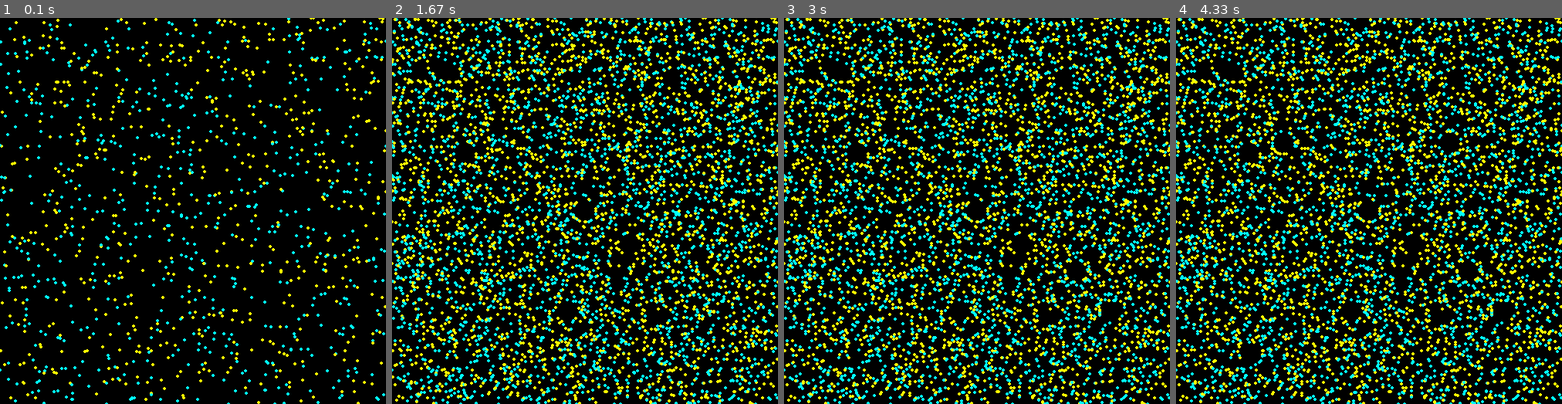
Above: before the commit, frames 1-4 (left to right).
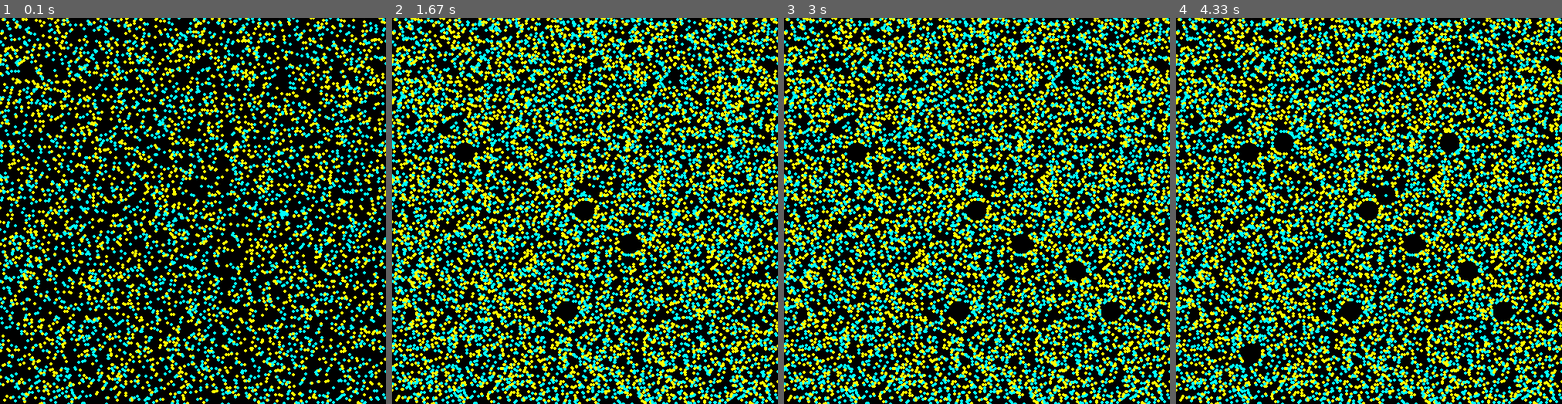
Above: after the commit, the same moments.

Repository: Nikhil-Singla/the-dev-dossier
Game: pygame game, started from game_dev/lifeSystemProgramming.py
Same seed, same stepped clock (60 frames per second), same inputs: the game is played once before the commit and once after it.
Inputs (mouse positions are in pixels of both pictures, inside the frame that each line leads up to):
- Up to frame 1 (0.1 s): no input
- Up to frame 2 (1.67 s): click (585, 211) at 0.38 s; click (465, 153) at 0.72 s; click (631, 245) at 1.08 s; click (565, 311) at 1.58 s
- Up to frame 3 (3 s): click (1077, 272) at 1.92 s; click (1112, 311) at 2.42 s; click (1058, 141) at 2.98 s
- Up to frame 4 (4.33 s): click (1384, 195) at 3.28 s; click (1284, 141) at 3.65 s; click (1253, 353) at 4.08 s

The runs differ from the first frame. In frame 1, 20% of the frame differs, in the area x 0-100%, y 0-100%; in frame 2, 19%; in frame 3, 19%; in frame 4, 19%.

Commit message:
Using game variables to make code adaptable

Diff:
--- a/game_dev/lifeSystemProgramming.py
+++ b/game_dev/lifeSystemProgramming.py
@@ -26,6 +26,7 @@
 
 list_P = []
 radius = 15
+particleCap = 10000
 
 class funcTimer():
     def __init__(self):
@@ -120,8 +121,9 @@
                 p.push(pos, radius)                ## Update the points list with the new points away from mouse by a fixed radius
                 pygame.draw.circle(screen, p.col, (p.x, p.y), 2) ## Draw the new points
 
-    if len(list_P) < 5000: ## Max Cap on particle count
-        list_P += create(200, [yellow, aqua])
+    if len(list_P) < particleCap: ## Max Cap on particle count
+        list_P += create(int(particleCap/10), [yellow, aqua])
+        #print(1)
 
     for particle in list_P:
             pygame.draw.circle(screen, particle.col, (particle.x, particle.y), 2) ## Drawing board of particles per frame
